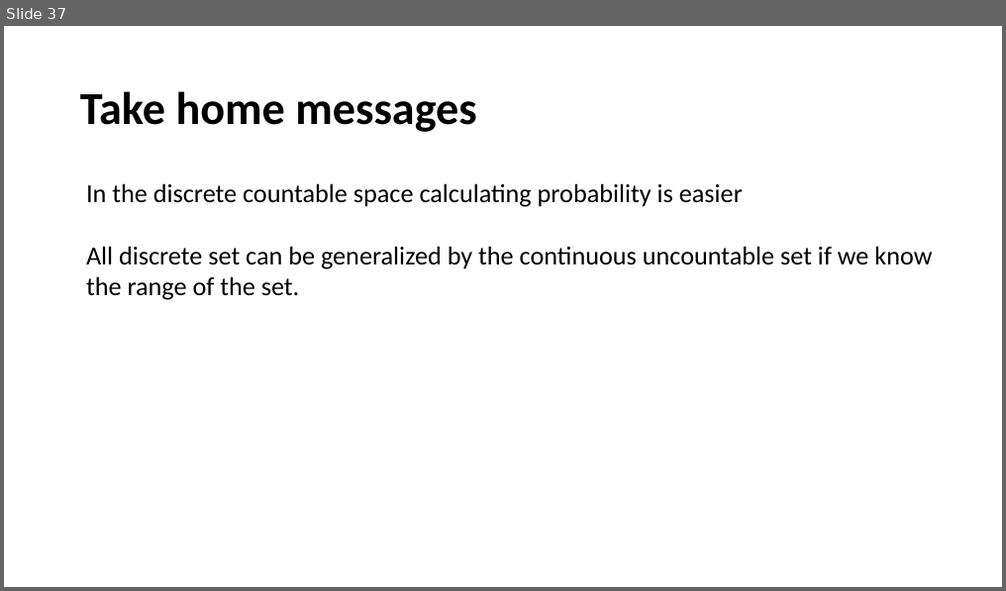
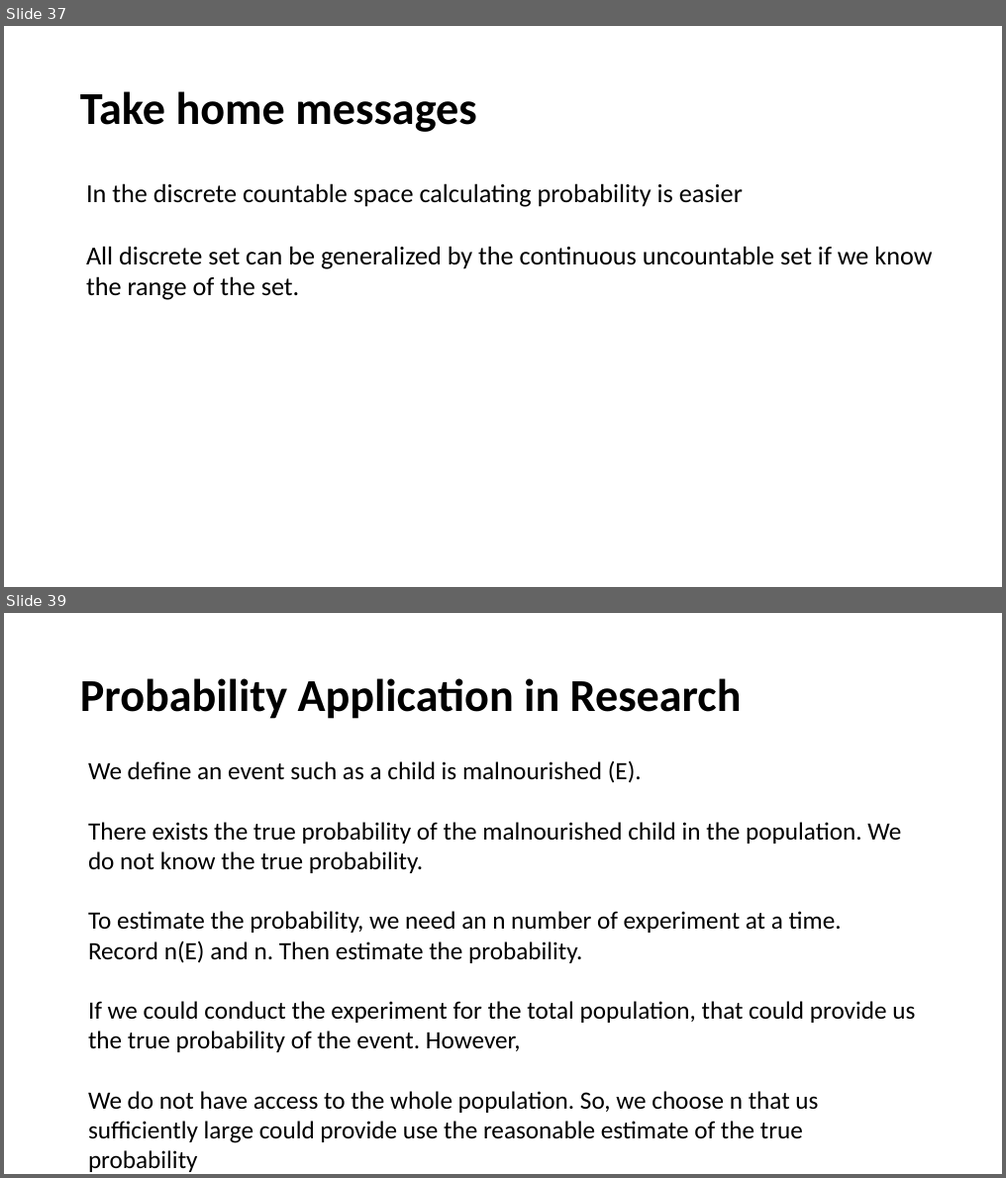
Before and after one commit to yushuf/TeamBeta, a slide deck: Presentation.pptx. Shown one above the other, each under a label of ours: slide 37 before the commit, slides 37 and 39 after it; the slides between them are not shown. The pictures are 1006x591 and 1006x1178 pixels, drawn with LibreOffice and Linux fonts; fonts in the diff are those of the drawing. Boxes give left, top, right and bottom in pixels: in the first picture for what was removed or moved away, otherwise in the second. Text is boxed around its words. In the diff, an @@ line names an element or a change of style, - is before the commit and + after.

Commit message:
Update Presentation.pptx
Probability Application added

```diff
--- a/Presentation.pptx
+++ b/Presentation.pptx
@@ slide 39 added at [4,613,1002,1174], background #FFFFFF @@
@@ title added at [80,678,742,719], 44 pt, text #000000, bold @@
+Probability Application in Research
@@ text added at [88,761,915,1172], 24 pt, text #000000 @@
+We define an event such as a child is malnourished (E).
+There exists the true probability of the malnourished child in the population. We do not know the true probability.
+To estimate the probability, we need an n number of experiment at a time. Record n(E) and n. Then estimate the probability.
+If we could conduct the experiment for the total population, that could provide us the true probability of the event. However,
+We do not have access to the whole population. So, we choose n that us sufficiently large could provide use the reasonable estimate of the true probability
```
Also in this commit, not shown: 3 other slides added.
